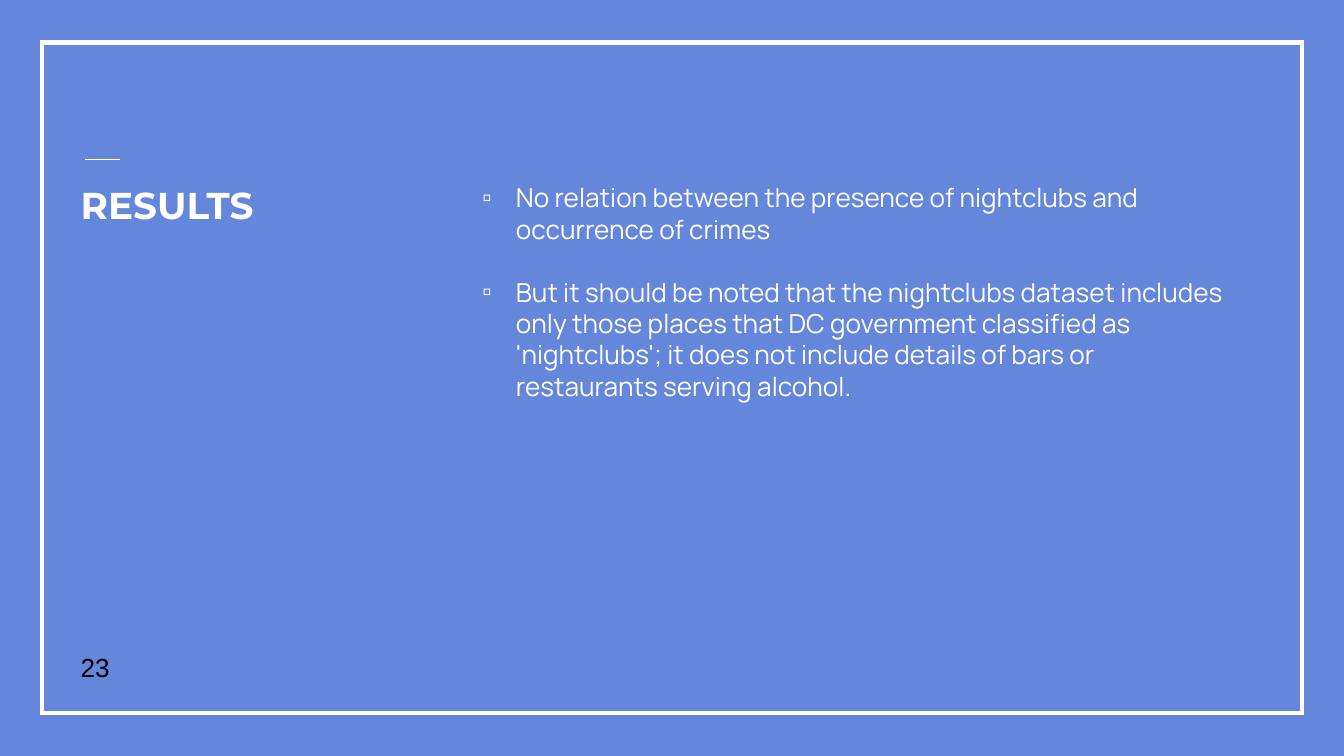
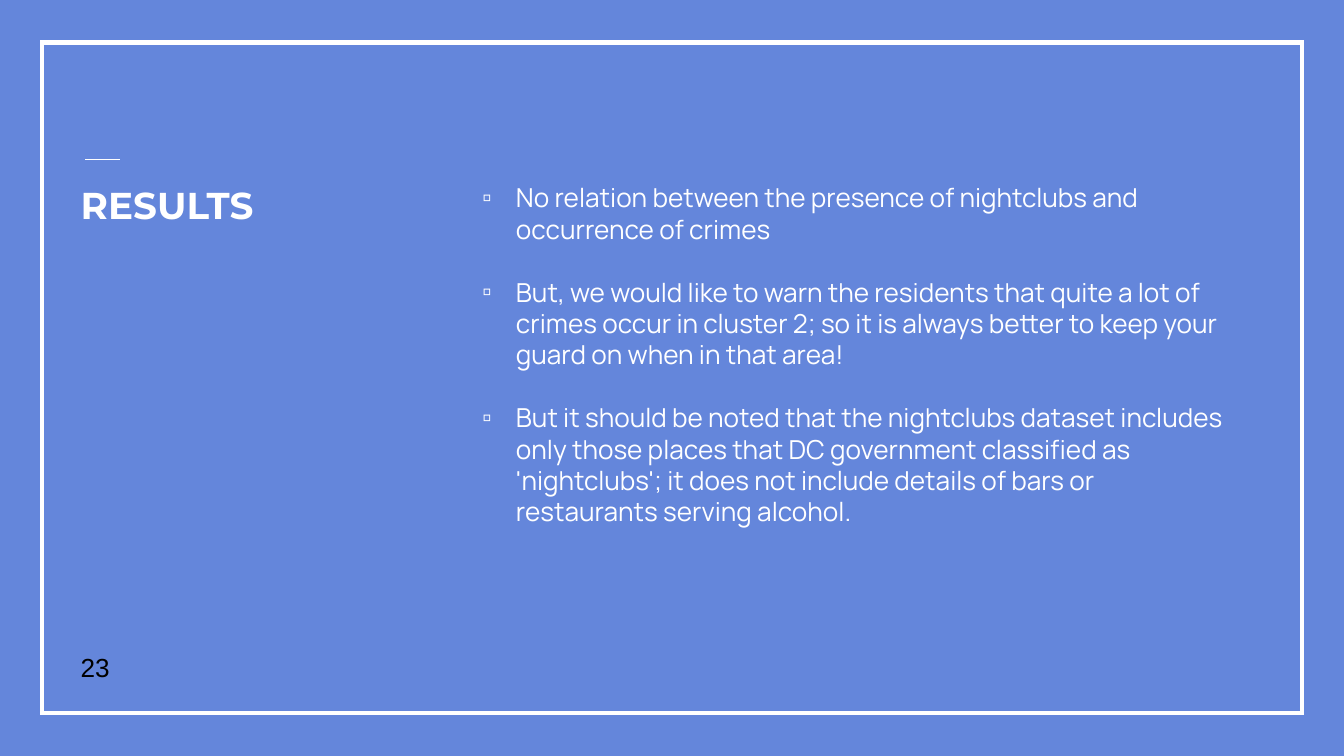
Before and after one commit to paldosh/INFM600_Exceptional, a slide deck: slide 23 of INFM600_0201_Exceptional_Presentation/INFM600_0201_TeamExceptional_Presentation.pptx. Drawn at 1344x756 pixels with LibreOffice and Linux fonts; fonts in the diff are those of the drawing; background and template pictures are left out. Boxes give left, top, right and bottom in pixels: in the first picture for what was removed or moved away, otherwise in the second. Text is boxed around its words. In the diff, an @@ line names an element or a change of style, - is before the commit and + after.

```diff
--- a/INFM600_0201_Exceptional_Presentation/INFM600_0201_TeamExceptional_Presentation.pptx
+++ b/INFM600_0201_Exceptional_Presentation/INFM600_0201_TeamExceptional_Presentation.pptx
@@ text at [516,283,1217,371]: paragraph added @@
+▫ But, we would like to warn the residents that quite a lot of crimes occur in cluster 2; so it is always better to keep your guard on when in that area!
```
Also in this commit, not shown: 1 other slide changed, 2 slides added, 2 slides removed.
